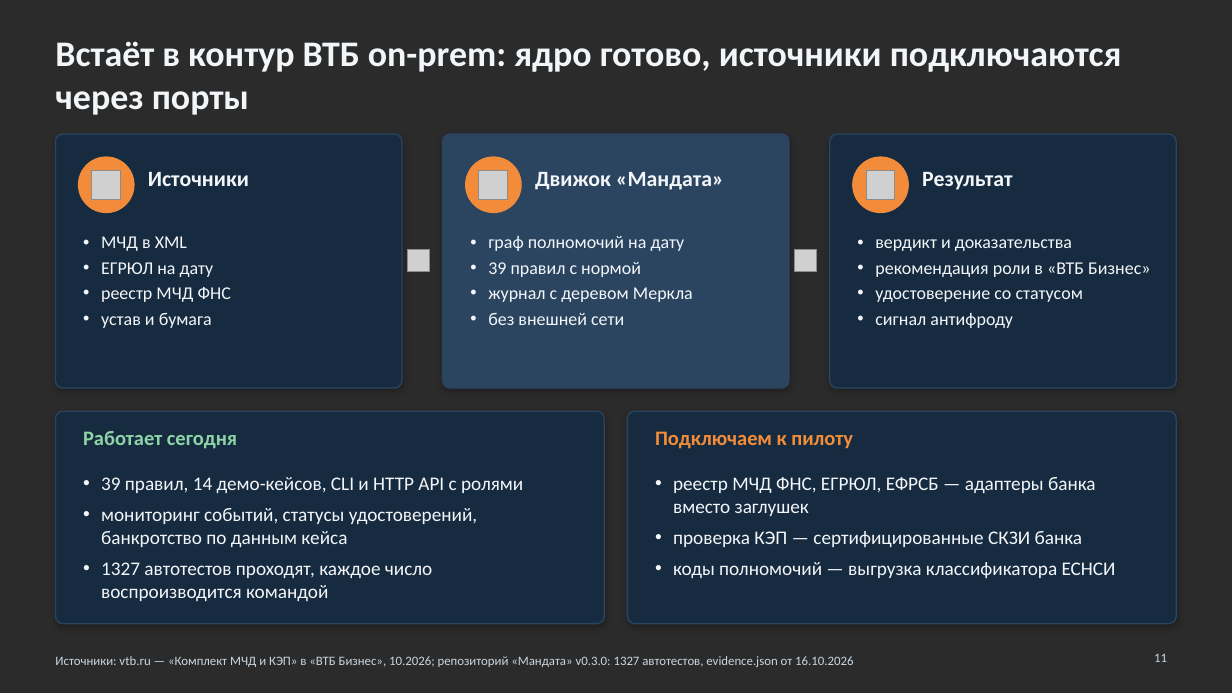
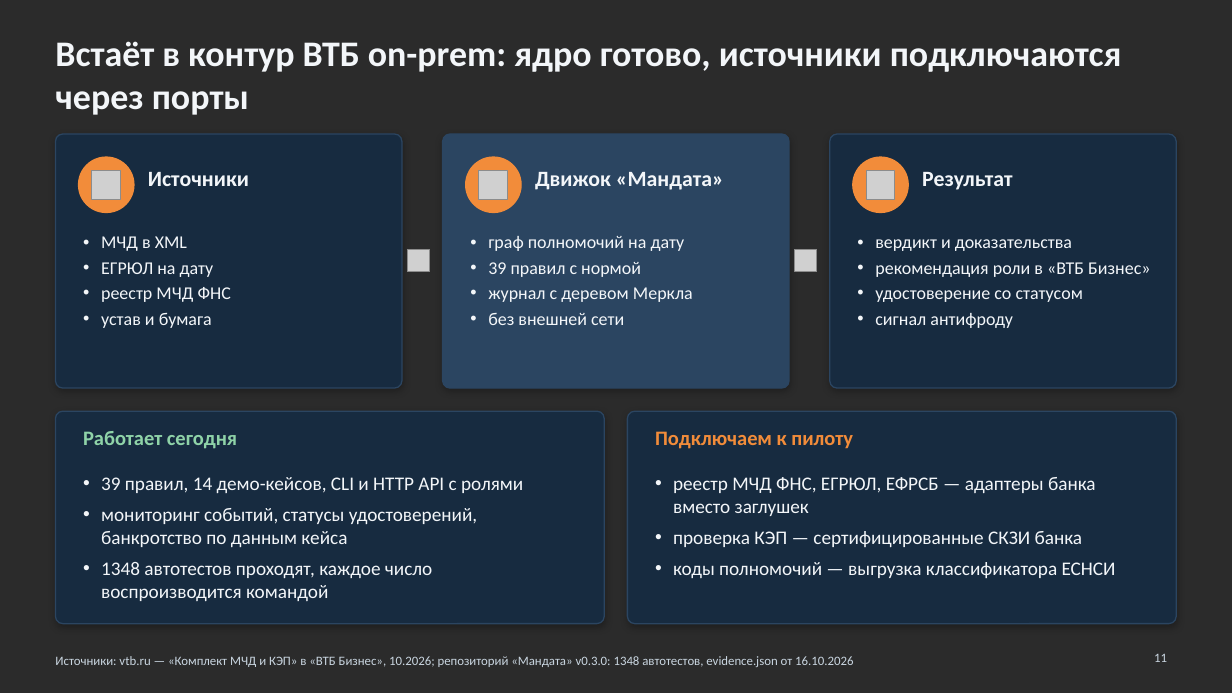
Before and after one commit to KonkovDV/Mandat, a slide deck: slide 11 of submission/slides/Mandat_VTB.pptx. Drawn at 1232x693 pixels with LibreOffice and Linux fonts; fonts in the diff are those of the drawing; grey boxes stand for pictures; background and template pictures are left out; a plain dark background stands for a picture behind light text. Boxes give left, top, right and bottom in pixels: in the first picture for what was removed or moved away, otherwise in the second. Text is boxed around its words. In the diff, an @@ line names an element or a change of style, - is before the commit and + after.

Commit message:
chore(SOTA-M1): regenerate evidence and deck

```diff
--- a/submission/slides/Mandat_VTB.pptx
+++ b/submission/slides/Mandat_VTB.pptx
@@ text at box(101, 562, 432, 601): text changed @@
-• 1327 автотестов проходят, каждое число воспроизводится командой
+• 1348 автотестов проходят, каждое число воспроизводится командой
@@ text at box(55, 656, 853, 667): text changed @@
-Источники: vtb.ru — «Комплект МЧД и КЭП» в «ВТБ Бизнес», 10.2026; репозиторий «Мандата» v0.3.0: 1327 автотестов, evidence.json от 16.10.2026
+Источники: vtb.ru — «Комплект МЧД и КЭП» в «ВТБ Бизнес», 10.2026; репозиторий «Мандата» v0.3.0: 1348 автотестов, evidence.json от 16.10.2026
```
Also in this commit, not shown: 2 other slides changed, 4 other files.
